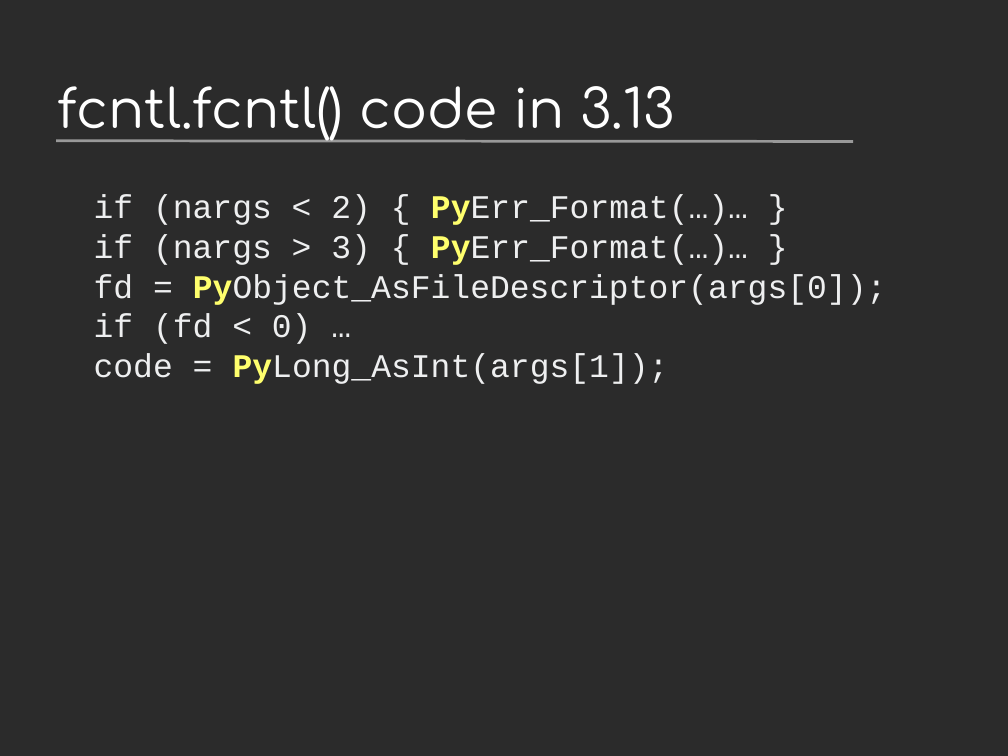
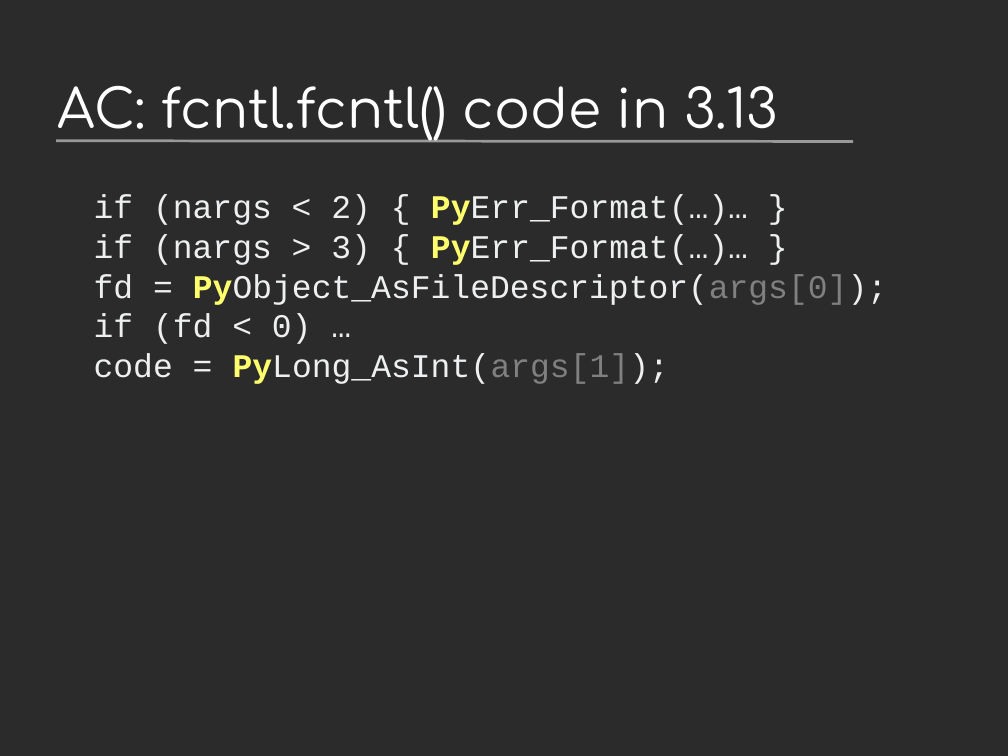
Before and after one commit to vstinner/talks, a slide deck: slide 14 of 2024-PyconUS-LangSummit/c-api.odp (slide 12 before the commit). Drawn at 1008x756 pixels with LibreOffice and Linux fonts; fonts in the diff are those of the drawing; background and template pictures are left out; a plain dark background stands for a picture behind light text. Boxes give left, top, right and bottom in pixels: in the first picture for what was removed or moved away, otherwise in the second. Text is boxed around its words. In the diff, an @@ line names an element or a change of style, - is before the commit and + after.

```diff
--- a/2024-PyconUS-LangSummit/c-api.odp
+++ b/2024-PyconUS-LangSummit/c-api.odp
@@ title at box(58, 86, 778, 141): text changed @@
-fcntl.fcntl() code in 3.13
+AC: fcntl.fcntl() code in 3.13
@@ text "if (nargs < 2) { ..." at box(94, 194, 887, 384): text colour #EEEFF0 to #808080 in "PyObject_AsFileDescriptor(args[0]); PyLong_AsInt(args[1]);" @@
```
Also in this commit, not shown: 11 other slides changed, 4 slides added, 1 other file.
